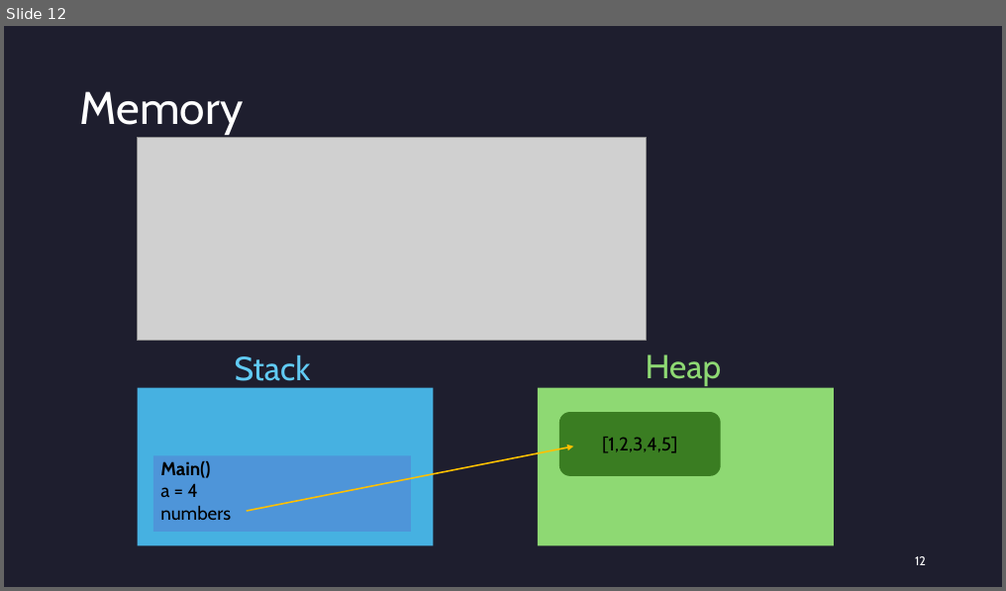
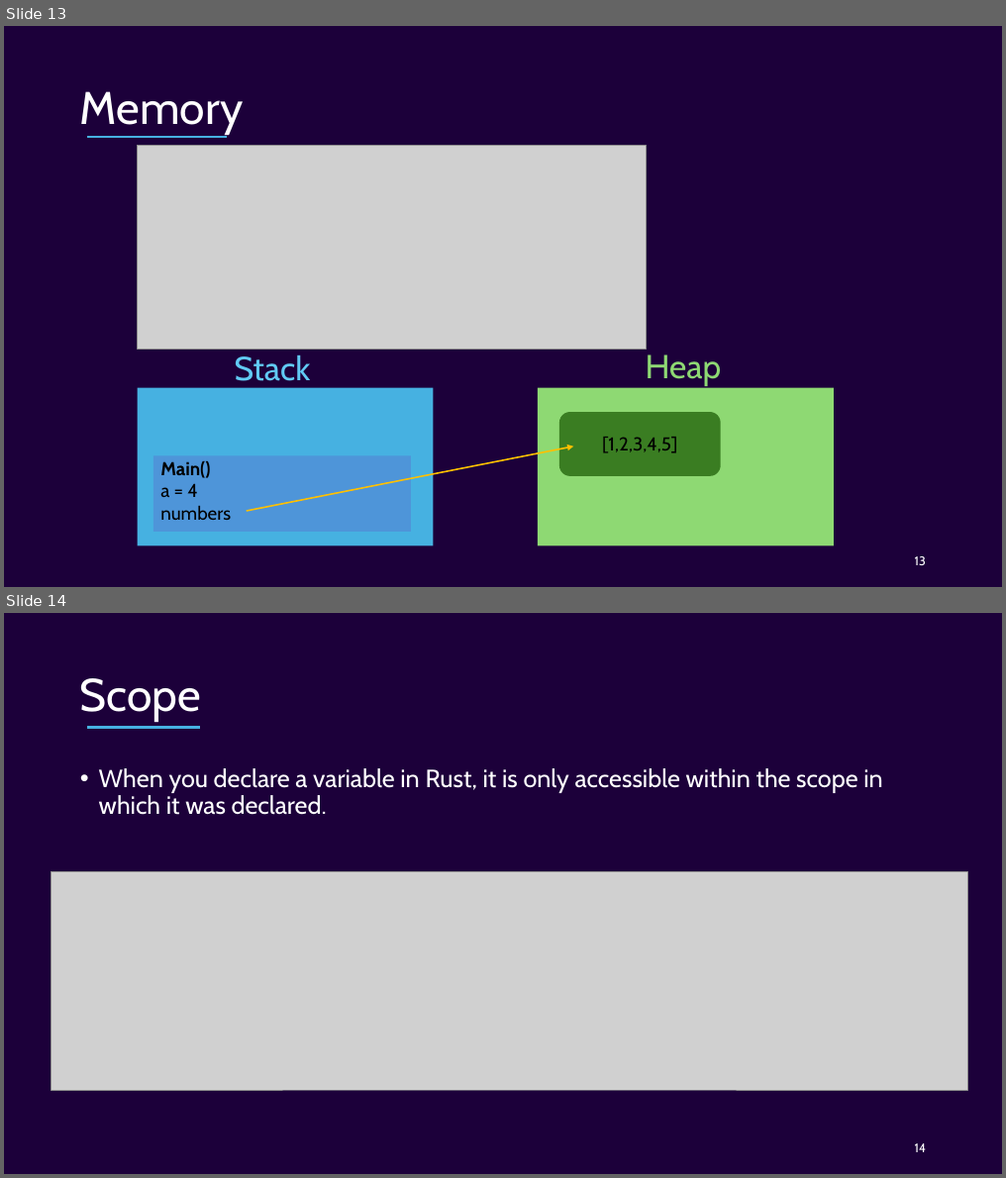
Before and after one commit to Ordina-Group/pythoneers-rust-workshop, a slide deck: Rust.pptx. Shown one above the other, each under a label of ours: slide 12 before the commit, slides 13 and 14 after it. The pictures are 1006x591 and 1006x1178 pixels, drawn with LibreOffice and Linux fonts; fonts in the diff are those of the drawing; grey boxes stand for pictures. Boxes give left, top, right and bottom in pixels: in the first picture for what was removed or moved away, otherwise in the second. Text is boxed around its words. In the diff, an @@ line names an element or a change of style, - is before the commit and + after.

```diff
--- a/Rust.pptx
+++ b/Rust.pptx
@@ slide 14 added at (4,613,1002,1174), background #1C003A @@
@@ title added at (80,678,201,722), 44 pt, text #FFFFFF @@
+Scope
@@ line added from (87, 728) to (200, 728), #46B1E1 2.25 pt @@
@@ text added at (99,768,882,815), 24 pt, text #FFFFFF @@
+• When you declare a variable in Rust, it is only accessible within the scope in which it was declared.
@@ picture added at (52,872,968,1090) @@
@@ page number added at (915,1144,926,1153), 12 pt, text #FFFFFF @@
+14
@@ what was slide 12 is now slide 13 @@
@@ slide 13 changed as well @@
@@ background #1E1E2E to #1C003A @@
@@ line added from (87, 137) to (227, 137), #46B1E1 2.25 pt @@
@@ picture: place and size @@
-picture at (138,137,646,341)
+picture at (138,145,646,349)
@@ page number at (915,557,926,566): text changed @@
-12
+13
```
Also in this commit, not shown: 22 other slides changed, 16 other slides added, 2 slides removed.
